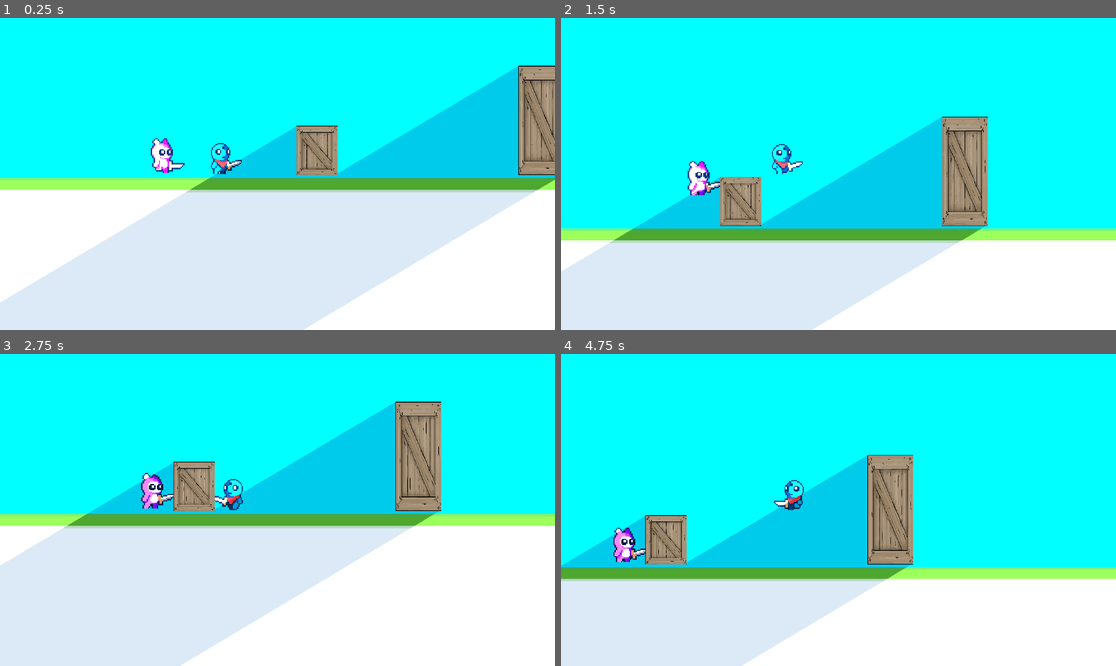
Above: before the commit, frames 1-4 (two rows, left to right).
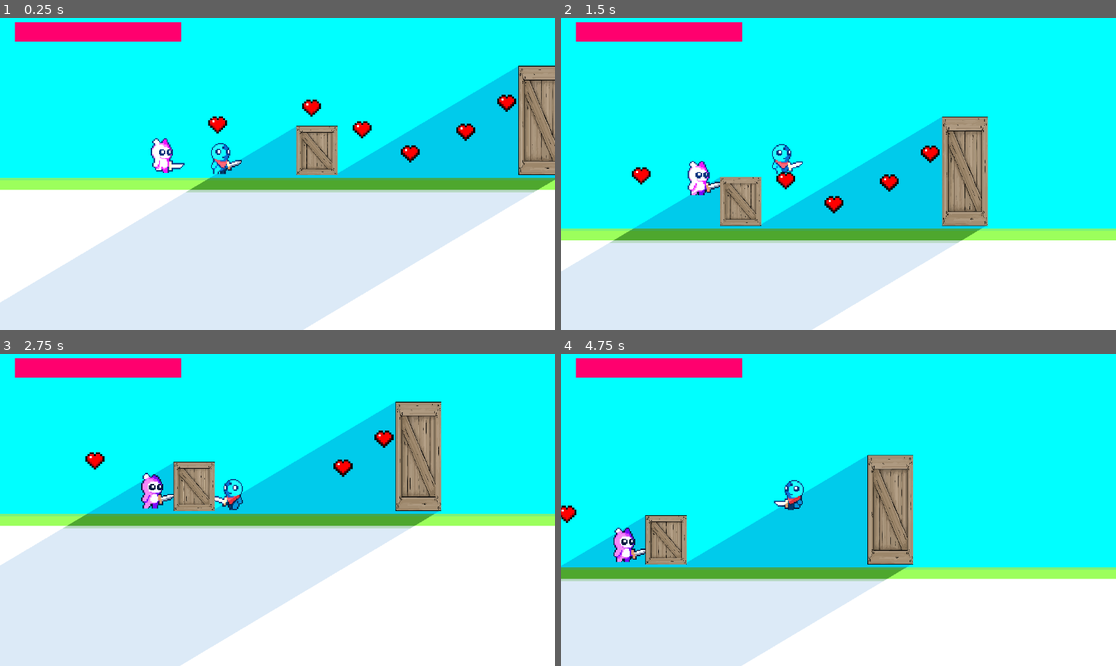
Above: after the commit, the same moments.

Repository: Emily-Random/Eclipsed
Game: Godot game, scene res://scenes/Main.tscn
Same seed, same stepped clock (60 frames per second), same inputs: the game is played once before the commit and once after it. Before the commit the project starts from res://Main.tscn.
Inputs (mouse positions are in pixels of both pictures, inside the frame that each line leads up to):
- Up to frame 1 (0.25 s): no input
- Up to frame 2 (1.5 s): move the mouse to (960, 158) at 0.52 s; hold D (Right) from 0.53 s (still down); click (960, 158) at 0.6 s; tap Space (Jump) at 0.77, 0.8, 1.07, 1.35 s; move the mouse to (727, 189) at 1.27 s
- Up to frame 3 (2.75 s): tap Space (Jump) at 1.52, 1.82, 2.3 s; click (166, 525) at 1.55 s; move the mouse to (333, 441) at 2.02 s; release D (Right) at 2.03 s; hold Left (Left) from 2.03 s (still down); click (333, 441) at 2.1 s
- Up to frame 4 (4.75 s): move the mouse to (810, 572) at 2.77 s; release Left (Left) at 2.78 s; hold D (Right) 2.78-4.28 s; click (810, 572) at 2.85 s; tap Space (Jump) at 3.02, 3.32, 3.6, 3.77, 4.07, 4.52 s; move the mouse to (1005, 556) at 3.52 s; move the mouse to (672, 463) at 4.27 s; hold Left (Left) from 4.28 s (still down); click (672, 463) at 4.35 s

The runs differ from the first frame. In frame 1, 2.7% of the frame differs, in the area x 2-94%, y 1-47%; in frame 2, 2.6%; in frame 3, 2.3%; in frame 4, 2.0%.

Commit message:
Collectibles & health system
The player can collect hearts and the health bar will change according to the player's health.

Diff:
--- a/project.godot
+++ b/project.godot
@@ -11,7 +11,7 @@
 [application]
 
 config/name="Eclipsed"
-run/main_scene="res://Main.tscn"
+run/main_scene="res://scenes/Main.tscn"
 config/features=PackedStringArray("4.3", "Forward Plus")
 config/icon="res://icon.svg"
 
--- a/Main.tscn
+++ b/scenes/Main.tscn
@@ -1,23 +1,30 @@
-[gd_scene load_steps=107 format=3 uid="uid://cfranmff6d32s"]
-
-[ext_resource type="Texture2D" uid="uid://lw6kitesi0ja" path="res://assets/sprites/background/sky.png" id="1_jhfap"]
-[ext_resource type="Script" path="res://player.gd" id="1_skho8"]
-[ext_resource type="Texture2D" uid="uid://bip7wonscssk4" path="res://assets/sprites/Player/3/Attack1.png" id="2_8ppd7"]
-[ext_resource type="Texture2D" uid="uid://pe7nyue8r3g" path="res://assets/sprites/Player/3/Idle.png" id="2_b4o70"]
-[ext_resource type="Texture2D" uid="uid://bspp5b52ulmib" path="res://assets/sprites/Player/3/Attack2.png" id="3_1i23s"]
-[ext_resource type="Texture2D" uid="uid://bkcvkxsfx5k5m" path="res://assets/sprites/Player/3/Walk.png" id="3_4oipf"]
-[ext_resource type="Texture2D" uid="uid://c1igee6286fnu" path="res://assets/sprites/object/box1.png" id="4_nwaxi"]
-[ext_resource type="Texture2D" uid="uid://dwa05peyho37e" path="res://assets/sprites/Player/3/Death.png" id="4_sq1ff"]
-[ext_resource type="Texture2D" uid="uid://cwvura0x1w42y" path="res://assets/sprites/Player/3/Hurt.png" id="5_d1eoo"]
-[ext_resource type="Texture2D" uid="uid://jxkit2nccp7h" path="res://assets/sprites/floor/floor_test_texture.png" id="5_i388n"]
-[ext_resource type="Texture2D" uid="uid://chqx4tx5s4o6o" path="res://assets/sprites/Player/3/Jump.png" id="7_kks01"]
-[ext_resource type="Texture2D" uid="uid://c3kiaufqh72yj" path="res://assets/sprites/Player/3/Run.png" id="8_5yuiv"]
-[ext_resource type="Texture2D" uid="uid://de0ukhk5xbvt6" path="res://assets/sprites/Player/3/Squat.png" id="9_grluw"]
-[ext_resource type="Texture2D" uid="uid://cvw4nqfmd4tmw" path="res://assets/sprites/Player/1/Idle.png" id="11_31owd"]
-[ext_resource type="Script" path="res://enemy.gd" id="11_nrmh0"]
-[ext_resource type="Texture2D" uid="uid://b4p8jdisvdlo2" path="res://assets/sprites/Player/1/Attack1.png" id="12_8xmsv"]
-[ext_resource type="Texture2D" uid="uid://4b402g802ic2" path="res://assets/sprites/Player/1/Walk.png" id="12_xli76"]
-[ext_resource type="Texture2D" uid="uid://db5fqi0nufdgh" path="res://assets/sprites/Player/1/Hurt.png" id="13_f8b7p"]
+[gd_scene load_steps=110 format=3 uid="uid://cfranmff6d32s"]
+
+[ext_resource type="Texture2D" uid="uid://lw6kitesi0ja" path="res://assets/sprites/background/sky.png" id="1_48ujl"]
+[ext_resource type="Script" path="res://scripts/player.gd" id="2_nbbdd"]
+[ext_resource type="Texture2D" uid="uid://bip7wonscssk4" path="res://assets/sprites/Player/3/Attack1.png" id="3_40ssd"]
+[ext_resource type="Texture2D" uid="uid://bspp5b52ulmib" path="res://assets/sprites/Player/3/Attack2.png" id="4_yj1kn"]
+[ext_resource type="Texture2D" uid="uid://dwa05peyho37e" path="res://assets/sprites/Player/3/Death.png" id="5_tqgbb"]
+[ext_resource type="Texture2D" uid="uid://cwvura0x1w42y" path="res://assets/sprites/Player/3/Hurt.png" id="6_4atb6"]
+[ext_resource type="Texture2D" uid="uid://pe7nyue8r3g" path="res://assets/sprites/Player/3/Idle.png" id="7_5hrgw"]
+[ext_resource type="Texture2D" uid="uid://chqx4tx5s4o6o" path="res://assets/sprites/Player/3/Jump.png" id="8_f0t12"]
+[ext_resource type="Texture2D" uid="uid://c3kiaufqh72yj" path="res://assets/sprites/Player/3/Run.png" id="9_4bdcx"]
+[ext_resource type="Texture2D" uid="uid://de0ukhk5xbvt6" path="res://assets/sprites/Player/3/Squat.png" id="10_wmqyi"]
+[ext_resource type="Texture2D" uid="uid://bkcvkxsfx5k5m" path="res://assets/sprites/Player/3/Walk.png" id="11_ywea2"]
+[ext_resource type="Script" path="res://scripts/enemy.gd" id="12_ov5kj"]
+[ext_resource type="Texture2D" uid="uid://b4p8jdisvdlo2" path="res://assets/sprites/Player/1/Attack1.png" id="13_j5lph"]
+[ext_resource type="Texture2D" uid="uid://db5fqi0nufdgh" path="res://assets/sprites/Player/1/Hurt.png" id="14_m5agd"]
+[ext_resource type="Texture2D" uid="uid://cvw4nqfmd4tmw" path="res://assets/sprites/Player/1/Idle.png" id="15_scrx2"]
+[ext_resource type="Texture2D" uid="uid://4b402g802ic2" path="res://assets/sprites/Player/1/Walk.png" id="16_yunih"]
+[ext_resource type="Texture2D" uid="uid://c1igee6286fnu" path="res://assets/sprites/object/box1.png" id="17_3asgw"]
+[ext_resource type="Texture2D" uid="uid://jxkit2nccp7h" path="res://assets/sprites/floor/floor_test_texture.png" id="18_ju0kb"]
+[ext_resource type="PackedScene" uid="uid://ylsesaxode2h" path="res://scenes/coin.tscn" id="20_0iu2s"]
+
+[sub_resource type="StyleBoxFlat" id="StyleBoxFlat_6chfj"]
+bg_color = Color(0, 0, 0, 1)
+
+[sub_resource type="StyleBoxFlat" id="StyleBoxFlat_2jcm0"]
+bg_color = Color(0.844876, 0, 0.215366, 1)
 
 [sub_resource type="RectangleShape2D" id="RectangleShape2D_dyt3b"]
 size = Vector2(10.875, 11.75)
@@ -635,7 +642,7 @@
 [sub_resource type="PhysicsMaterial" id="PhysicsMaterial_dow2w"]
 
 [sub_resource type="RectangleShape2D" id="RectangleShape2D_p8mhc"]
-size = Vector2(1539, 62)
+size = Vector2(1503, 356)
 
 [node name="Node2D" type="Node2D"]
 
@@ -654,7 +661,19 @@
 max_distance = 200.0
 
 [node name="Player" type="CharacterBody2D" parent="." groups=["player"]]
-script = ExtResource("1_skho8")
+script = ExtResource("2_nbbdd")
+
+[node name="HealthBar" type="ProgressBar" parent="Player"]
+offset_left = -109.0
+offset_top = -63.0
+offset_right = -40.0
+offset_bottom = -55.0
+theme_override_styles/background = SubResource("StyleBoxFlat_6chfj")
+theme_override_styles/fill = SubResource("StyleBoxFlat_2jcm0")
+max_value = 10.0
+step = 1.0
+fill_mode = 1
+show_percentage = false
 
 [node name="Camera2D" type="Camera2D" parent="Player"]
 visible = false
@@ -682,7 +701,7 @@
 shape = SubResource("RectangleShape2D_lclub")
 
 [node name="Enemy" type="CharacterBody2D" parent="." groups=["enemy"]]
-script = ExtResource("11_nrmh0")
+script = ExtResource("12_ov5kj")
 
 [node name="attack_timer" type="Timer" parent="Enemy"]
 wait_time = 2.0
@@ -750,13 +769,31 @@
 physics_material_override = SubResource("PhysicsMaterial_dow2w")
 
 [node name="CollisionShape2D" type="CollisionShape2D" parent="floor"]
-position = Vector2(374.5, 28)
+position = Vector2(356.5, 175)
 shape = SubResource("RectangleShape2D_p8mhc")
 debug_color = Color(0, 0.647674, 0.204351, 0.42)
 
 [node name="Sprite2D" type="Sprite2D" parent="floor"]
 position = Vector2(354, 178)
 scale = Vector2(1.91217, 0.989986)
-texture = ExtResource("5_i388n")
+texture = ExtResource("18_ju0kb")
 
 [node name="TileMapLayer" type="TileMapLayer" parent="."]
+
+[node name="coin" parent="." instance=ExtResource("20_0iu2s")]
+position = Vector2(14, -30)
+
+[node name="coin2" parent="." instance=ExtResource("20_0iu2s")]
+position = Vector2(35, -21)
+
+[node name="coin3" parent="." instance=ExtResource("20_0iu2s")]
+position = Vector2(-25, -23)
+
+[node name="coin4" parent="." instance=ExtResource("20_0iu2s")]
+position = Vector2(55, -11)
+
+[node name="coin5" parent="." instance=ExtResource("20_0iu2s")]
+position = Vector2(95, -32)
+
+[node name="coin6" parent="." instance=ExtResource("20_0iu2s")]
+position = Vector2(78, -20)
--- /dev/null
+++ b/scenes/coin.tscn
@@ -0,0 +1,22 @@
+[gd_scene load_steps=4 format=3 uid="uid://ylsesaxode2h"]
+
+[ext_resource type="Script" path="res://scripts/coin.gd" id="1_fm67c"]
+[ext_resource type="Texture2D" uid="uid://bup2pswyvbudy" path="res://assets/sprites/collectibles/heart.png" id="2_0v3lf"]
+
+[sub_resource type="CircleShape2D" id="CircleShape2D_7qg6v"]
+radius = 4.0
+
+[node name="heart" type="Node2D"]
+script = ExtResource("1_fm67c")
+
+[node name="Sprite2D" type="Sprite2D" parent="."]
+position = Vector2(1.78814e-07, 0)
+scale = Vector2(0.0139266, 0.0126239)
+texture = ExtResource("2_0v3lf")
+
+[node name="Area2D" type="Area2D" parent="."]
+
+[node name="CollisionShape2D" type="CollisionShape2D" parent="Area2D"]
+shape = SubResource("CircleShape2D_7qg6v")
+
+[connection signal="body_entered" from="Area2D" to="." method="_on_area_2d_body_entered"]
--- /dev/null
+++ b/scripts/coin.gd
@@ -0,0 +1,7 @@
+extends Node2D
+var player: Node2D
+
+func _on_area_2d_body_entered(body: Node2D) -> void:
+	if body is Player:
+		body.health += 1
+		self.queue_free()
--- a/enemy.gd
+++ b/scripts/enemy.gd
@@ -81,7 +81,6 @@
 		var anim_player = player.get_node("AnimatedSprite2D")
 		player.player_state = "Hurt"
 		player.health -= 1
-		print(player.health)
 	attack_freeze()
 
 func attack_freeze():
--- a/player.gd
+++ b/scripts/player.gd
@@ -1,19 +1,23 @@
 extends CharacterBody2D
+class_name Player
 
 var enemy: Node2D
+var health = 10
 const SPEED = 60.0
 const JUMP_VELOCITY = -200.0
-var health = 10
 var in_shadow = false
 var player_state = "Idle"
 var player_death_anim = false
 @onready var anim_player = $AnimatedSprite2D # Reference to the AnimatedSprite2D node
 @onready var shadow_area = $ShadowArea
+@onready var health_bar = $HealthBar
 
 func _ready():
+	health_bar.value = 10
 	enemy = get_tree().get_first_node_in_group("enemy") # get enemy
 
 func _physics_process(delta: float) -> void:
+	health_bar.value = health
 	anim_player.play(player_state)
 	in_shadow = is_in_shadow()
 	if health <= 0:
Binary file added: assets/sprites/collectibles/GoldCoinSpinning.png
Not shown, added: assets/sprites/collectibles/GoldCoinSpinning.png.import
Not shown, added: assets/sprites/collectibles/heart.jpg.import
Binary file added: assets/sprites/collectibles/heart.png
Not shown, added: assets/sprites/collectibles/heart.png.import
Not shown: 5 places in scenes/Main.tscn that only renumber resources
Not shown, changed: assets/sprites/.DS_Store
